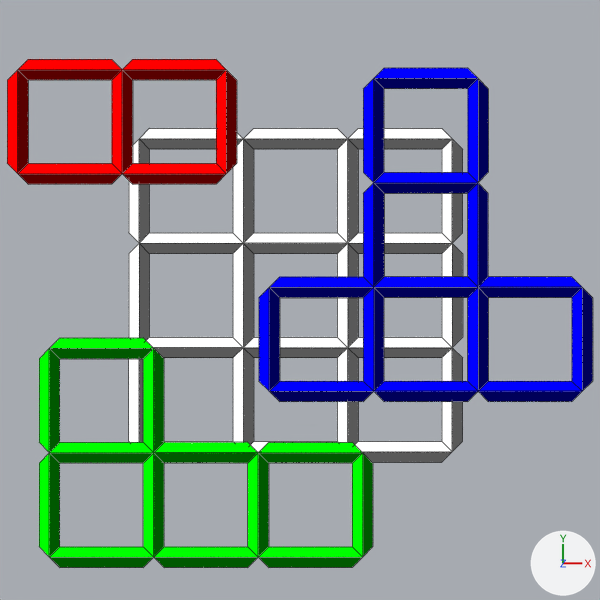
One commit to the Blender file icon/icon.blend: the scene before it, then after it.
One viewpoint serves both versions: the file's camera 'Camera'. Lighting does not change. The marker at lower right points along +X, +Y and +Z. Mesh edges are drawn as thin lines.

Objects in the first picture: '2', '2.001', '2.002', 'Main'.
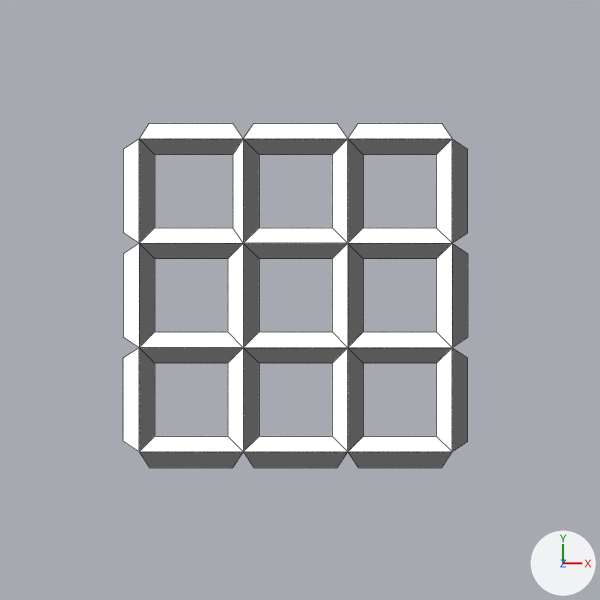
Commit message: Updated icon

Scene script edits in JSON lines:
```json
{"block": "me_cube_001", "where": "# used by ob_main; location = (0.0, 0.0, 0.0)"}
{"op": "remove", "block": "me_cube_001", "code": "me_cube_001.from_pydata(...)  # 77 vertices, 49 faces; spans x -1.1..2.1, y -2.1..1.1, z 0.0"}
{"op": "add", "block": "me_cube_001", "code": "me_cube_001.from_pydata(...)  # 76 vertices, 48 faces; spans x -1.15..2.15, y -2.15..1.15, z 0.0"}
{"block": "me_cube_001", "change": "me_cube_001 part 1"}
{"block": "me_cube_001", "change": "61 vertices are removed from x -1.1..2.1, y -2.1..1.1, z 0.0"}
{"block": "me_cube_001", "change": "49 faces are deleted"}
{"block": "me_cube_001", "change": "20 vertices are added at x -1.15..2.15, y -2.15..1.15, z 0.0"}
{"block": "me_cube_001", "change": "9 new vertices lie (0.15, -0.15, 0.0) away from vertices in x -1.0..1.0, y -1.0..1.0, z 0.0"}
{"block": "me_cube_001", "change": "9 new vertices lie (0.15, 0.15, 0.0) away from vertices in x -1.0..1.0, y -2.0..0.0, z 0.0"}
{"block": "me_cube_001", "change": "16 new vertices lie (0.7, 0.0, 0.0) away from vertices in x -0.85..1.15, y -1.85..0.85, z 0.0"}
{"block": "me_cube_001", "change": "6 new vertices lie (-0.8, 0.0, 0.0) away from vertices in x -0.1..1.9, y -2.15..1.15, z 0.0"}
{"block": "me_cube_001", "change": "24 new faces join them, mat_white_shadow (white #ffffff)"}
{"block": "me_cube_001", "change": "24 new faces join them, mat_white (white #ffffff)"}
{"op": "remove", "block": "ob_2", "code": ["ob_2 = bpy.data.objects.new('2', me_cube_002)", "ob_2.location = (-0.16, 0.66, 1.0)"]}
{"op": "remove", "block": "ob_2_001", "code": ["ob_2_001 = bpy.data.objects.new('2.001', me_cube_003)", "ob_2_001.location = (2.25, -1.42, 1.0)"]}
{"op": "remove", "block": "ob_2_002", "code": ["ob_2_002 = bpy.data.objects.new('2.002', me_cube_004)", "ob_2_002.location = (0.14, -2.01, 1.0)"]}
```

Boxes (x1, y1, x2, y2) around the edits, measured in the pictures (600 x 600 px):
```json
{"object": "Main", "change": "reshaped", "before": [129, 128, 463, 462], "after": [123, 123, 468, 468]}
{"object": "2.001", "change": "deleted", "before": [259, 68, 593, 402], "faces in mat_blue_shadow (blue #0000ff)": [269, 78, 593, 402], "faces in mat_blue (blue #0000ff)": [259, 68, 582, 391]}
{"object": "2.002", "change": "deleted", "before": [39, 338, 373, 568], "faces in mat_green_shadow (green #00ff00)": [49, 348, 373, 568], "faces in mat_green (green #00ff00)": [39, 338, 363, 557]}
{"object": "2", "change": "deleted", "before": [7, 59, 237, 184], "faces in mat_red (red #ff0000)": [7, 59, 226, 174], "faces in mat_red_shadow (red #ff0000)": [18, 70, 237, 184]}
```
